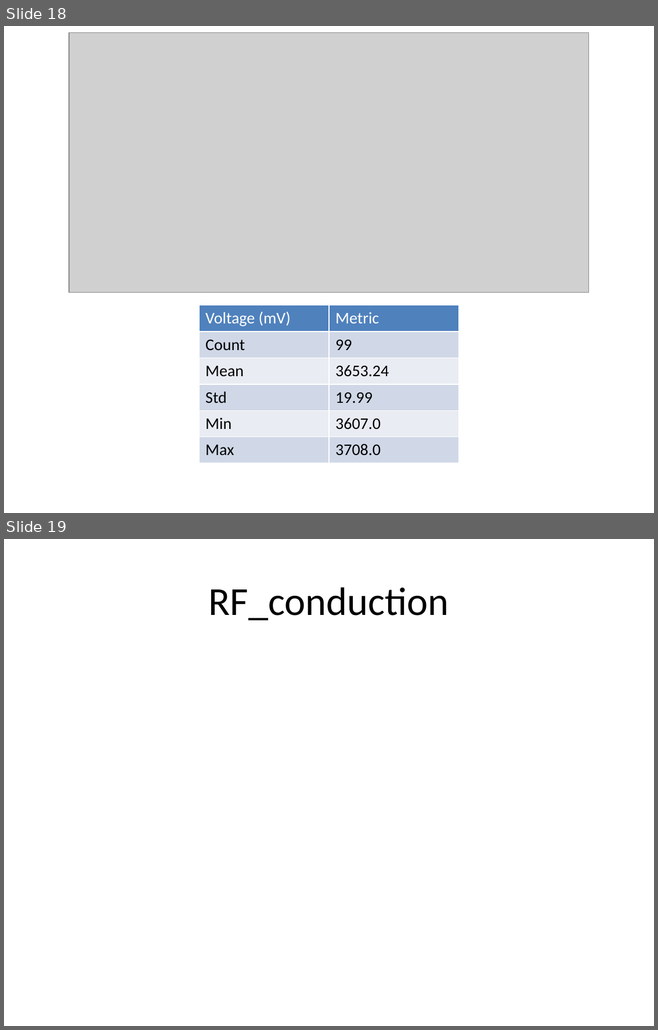
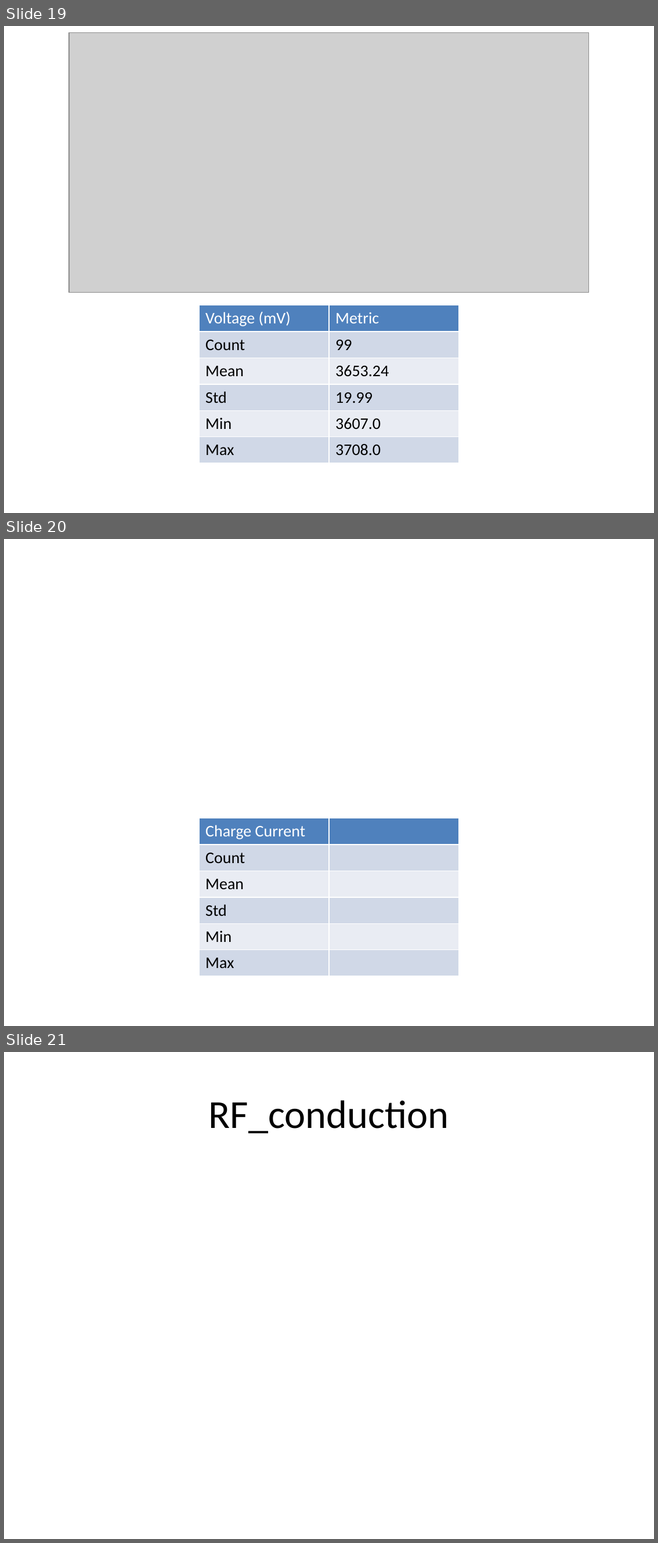
Before and after one commit to KTL1216/Tag-n-trac, a slide deck: QDM065 Test Log/charts.pptx. Shown one above the other, each under a label of ours: slides 18 and 19 before the commit, slides 19, 20 and 21 after it. The pictures are 658x1030 and 658x1543 pixels, drawn with LibreOffice and Linux fonts; fonts in the diff are those of the drawing; grey boxes stand for pictures. Boxes give left, top, right and bottom in pixels: in the first picture for what was removed or moved away, otherwise in the second. Text is boxed around its words. In the diff, an @@ line names an element or a change of style, - is before the commit and + after.

```diff
--- a/QDM065 Test Log/charts.pptx
+++ b/QDM065 Test Log/charts.pptx
@@ slide 20 added at box(4, 539, 654, 1026), background #FFFFFF @@
@@ table added at box(199, 819, 459, 971), 6 rows, 2 columns @@
+Charge Current | 
+Count | 
+Mean | 
+Std | 
+Min | 
+Max | 
@@ what was slide 18 is now slide 19 @@
@@ what was slide 19 is now slide 21 @@
```
Also in this commit, not shown: 1 other slide added, 3 other files.
